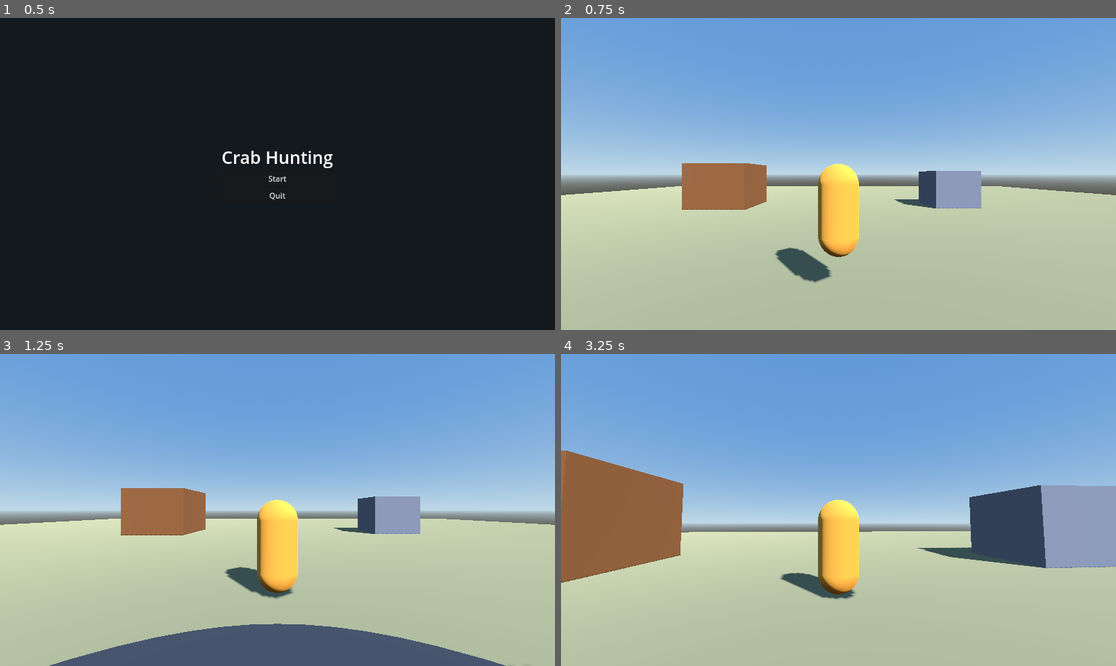
Above: before the commit, frames 1-4 (two rows, left to right).
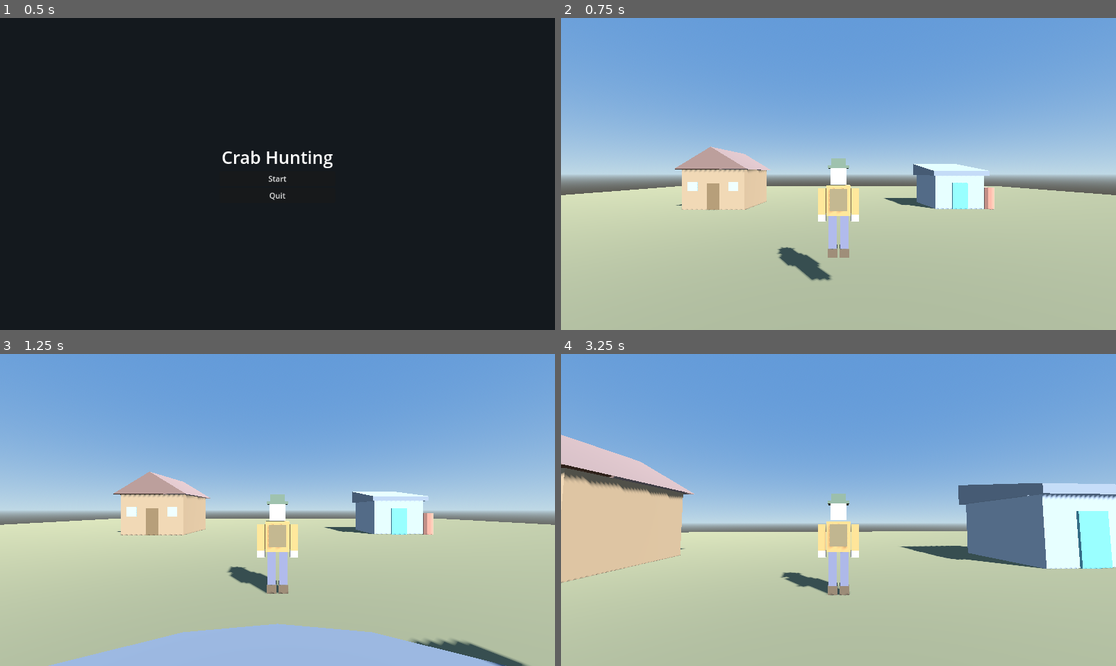
Above: after the commit, the same moments.

Repository: YegoRybalkin/Crab-Hunting
Game: Godot game, scene res://scenes/main_menu/main_menu.tscn
The game is run twice, just before and just after one commit, with the same random seed, the same clock (stepped at 60 frames per second) and the same inputs.
Inputs (mouse positions are in pixels of both pictures, inside the frame that each line leads up to):
- Up to frame 1 (0.5 s): no input
- Up to frame 2 (0.75 s): click "Start" at 0.5 s
- Up to frame 3 (1.25 s): no input
- Up to frame 4 (3.25 s): tap Enter at 1.25 s; move the mouse to (866, 510) at 1.27 s; hold W (move_forward) from 1.28 s (still down); tap E (interact) at 1.35, 2.85 s; move the mouse to (810, 510) at 2.02 s; tap Shift (sprint) at 2.1 s; move the mouse to (849, 503) at 2.77 s

Frame 1 is identical in both runs. In frame 2, 6.9% of the frame differs, in the area x 20-79%, y 41-85%; in frame 3, 14%; in frame 4, 17%, in the area x 0-100%, y 25-79%.

Commit message:
Replace primitive placeholders with real stylized low-poly models
Procedurally generates and integrates actual (if simple) 3D models
in place of the raw box/capsule/cylinder placeholders, via a Blender
Python pipeline (tools/generate_assets.py) rather than hand-authored
meshes or external asset downloads:

- Character: a stylized low-poly hunter (jacket, backpack, boots, hat)
  replacing the plain orange capsule.
- Base: cabin (gable roof, door, windows), equipment room (lean-to
  roof, storage tank), helipad with a painted H marker, and a
  signpost replacing the flat yellow box.
- Rocky Coast: three irregular low-poly rock clusters and an
  extraction beacon (pole + light on a base) replacing scaled boxes
  and a plain disc.

Each asset was rendered via headless Cycles and actually inspected
(not shipped blind) before being wired in -- this caught and fixed a
real bug where the equipment room's roof had a coordinate mistake
that ballooned it to roughly double the wall height.

Buildings/props now follow a consistent convention: the StaticBody3D
(or Area3D) root sits at ground level, with the collision shape
offset up inside it and the model instanced at local origin -- this
replaces the old half-height placeholder offset hack.

Verified headless: all three scenes (MainMenu, Base, RockyCoast)
load without script/resource errors, and the full interaction +
expedition regression suite (sign proximity prompt, Start Expedition
UI click, extraction point return) still passes with the new
geometry and collision shapes in place.

Diff:
--- a/scenes/base/base.tscn
+++ b/scenes/base/base.tscn
@@ -1,8 +1,12 @@
-[gd_scene load_steps=22 format=3]
+[gd_scene load_steps=18 format=3]
 
 [ext_resource type="Script" path="res://scripts/interaction/expedition_map_trigger.gd" id="1"]
 [ext_resource type="PackedScene" path="res://scenes/player/player.tscn" id="3"]
 [ext_resource type="PackedScene" path="res://scenes/ui/expedition_map.tscn" id="4"]
+[ext_resource type="PackedScene" path="res://assets/models/base/cabin.glb" id="5"]
+[ext_resource type="PackedScene" path="res://assets/models/base/equipment_room.glb" id="6"]
+[ext_resource type="PackedScene" path="res://assets/models/base/helipad.glb" id="7"]
+[ext_resource type="PackedScene" path="res://assets/models/base/signpost.glb" id="8"]
 
 [sub_resource type="ProceduralSkyMaterial" id="ProceduralSkyMaterial_1"]
 sky_top_color = Color(0.38, 0.6, 0.85, 1)
@@ -29,43 +33,17 @@
 albedo_color = Color(0.55, 0.5, 0.35, 1)
 
 [sub_resource type="BoxShape3D" id="BoxShape3D_cabin"]
-size = Vector3(4, 3, 4)
-
-[sub_resource type="BoxMesh" id="BoxMesh_cabin"]
-size = Vector3(4, 3, 4)
-
-[sub_resource type="StandardMaterial3D" id="Mat_cabin"]
-albedo_color = Color(0.5, 0.3, 0.15, 1)
+size = Vector3(4, 2.6, 4)
 
 [sub_resource type="BoxShape3D" id="BoxShape3D_equip"]
-size = Vector3(3, 2.5, 3)
-
-[sub_resource type="BoxMesh" id="BoxMesh_equip"]
-size = Vector3(3, 2.5, 3)
-
-[sub_resource type="StandardMaterial3D" id="Mat_equip"]
-albedo_color = Color(0.45, 0.45, 0.5, 1)
-
-[sub_resource type="CylinderMesh" id="CylinderMesh_pad"]
-top_radius = 3.5
-bottom_radius = 3.5
-height = 0.2
+size = Vector3(3.2, 2.2, 3.2)
 
 [sub_resource type="CylinderShape3D" id="CylinderShape3D_pad"]
 radius = 3.5
 height = 0.2
 
-[sub_resource type="StandardMaterial3D" id="Mat_pad"]
-albedo_color = Color(0.2, 0.2, 0.22, 1)
-
 [sub_resource type="BoxShape3D" id="BoxShape3D_sign"]
-size = Vector3(0.6, 1.2, 0.2)
-
-[sub_resource type="BoxMesh" id="BoxMesh_sign"]
-size = Vector3(0.6, 1.2, 0.2)
-
-[sub_resource type="StandardMaterial3D" id="Mat_sign"]
-albedo_color = Color(0.9, 0.8, 0.2, 1)
+size = Vector3(0.7, 1.6, 0.3)
 
 [node name="Base" type="Node3D"]
 
@@ -88,46 +66,42 @@
 surface_material_override/0 = SubResource("Mat_ground")
 
 [node name="Cabin" type="StaticBody3D" parent="."]
-transform = Transform3D(1, 0, 0, 0, 1, 0, 0, 0, 1, -8, 1.5, -6)
+transform = Transform3D(1, 0, 0, 0, 1, 0, 0, 0, 1, -8, 0, -6)
 
 [node name="CollisionShape3D" type="CollisionShape3D" parent="Cabin"]
+transform = Transform3D(1, 0, 0, 0, 1, 0, 0, 0, 1, 0, 1.3, 0)
 shape = SubResource("BoxShape3D_cabin")
 
-[node name="MeshInstance3D" type="MeshInstance3D" parent="Cabin"]
-mesh = SubResource("BoxMesh_cabin")
-surface_material_override/0 = SubResource("Mat_cabin")
+[node name="Model" parent="Cabin" instance=ExtResource("5")]
 
 [node name="EquipmentRoom" type="StaticBody3D" parent="."]
-transform = Transform3D(1, 0, 0, 0, 1, 0, 0, 0, 1, 8, 1.25, -6)
+transform = Transform3D(1, 0, 0, 0, 1, 0, 0, 0, 1, 8, 0, -6)
 
 [node name="CollisionShape3D" type="CollisionShape3D" parent="EquipmentRoom"]
+transform = Transform3D(1, 0, 0, 0, 1, 0, 0, 0, 1, 0, 1.1, 0)
 shape = SubResource("BoxShape3D_equip")
 
-[node name="MeshInstance3D" type="MeshInstance3D" parent="EquipmentRoom"]
-mesh = SubResource("BoxMesh_equip")
-surface_material_override/0 = SubResource("Mat_equip")
+[node name="Model" parent="EquipmentRoom" instance=ExtResource("6")]
 
 [node name="HelipadPad" type="StaticBody3D" parent="."]
-transform = Transform3D(1, 0, 0, 0, 1, 0, 0, 0, 1, 0, 0.1, 10)
+transform = Transform3D(1, 0, 0, 0, 1, 0, 0, 0, 1, 0, 0, 10)
 
 [node name="CollisionShape3D" type="CollisionShape3D" parent="HelipadPad"]
+transform = Transform3D(1, 0, 0, 0, 1, 0, 0, 0, 1, 0, 0.1, 0)
 shape = SubResource("CylinderShape3D_pad")
 
-[node name="MeshInstance3D" type="MeshInstance3D" parent="HelipadPad"]
-mesh = SubResource("CylinderMesh_pad")
-surface_material_override/0 = SubResource("Mat_pad")
+[node name="Model" parent="HelipadPad" instance=ExtResource("7")]
 
 [node name="HelipadSign" type="Area3D" parent="."]
-transform = Transform3D(1, 0, 0, 0, 1, 0, 0, 0, 1, 3, 0.6, 8)
+transform = Transform3D(1, 0, 0, 0, 1, 0, 0, 0, 1, 3, 0, 8)
 script = ExtResource("1")
 prompt_text = "Press E — Expedition Map"
 
 [node name="CollisionShape3D" type="CollisionShape3D" parent="HelipadSign"]
+transform = Transform3D(1, 0, 0, 0, 1, 0, 0, 0, 1, 0, 0.8, 0)
 shape = SubResource("BoxShape3D_sign")
 
-[node name="MeshInstance3D" type="MeshInstance3D" parent="HelipadSign"]
-mesh = SubResource("BoxMesh_sign")
-surface_material_override/0 = SubResource("Mat_sign")
+[node name="Model" parent="HelipadSign" instance=ExtResource("8")]
 
 [node name="Player" parent="." instance=ExtResource("3")]
 transform = Transform3D(1, 0, 0, 0, 1, 0, 0, 0, 1, 0, 1, 5)
--- a/scenes/biomes/rocky_coast.tscn
+++ b/scenes/biomes/rocky_coast.tscn
@@ -1,7 +1,11 @@
-[gd_scene load_steps=17 format=3]
+[gd_scene load_steps=13 format=3]
 
 [ext_resource type="Script" path="res://scripts/interaction/extraction_point.gd" id="1"]
 [ext_resource type="PackedScene" path="res://scenes/player/player.tscn" id="2"]
+[ext_resource type="PackedScene" path="res://assets/models/environment/rock_a.glb" id="3"]
+[ext_resource type="PackedScene" path="res://assets/models/environment/rock_b.glb" id="4"]
+[ext_resource type="PackedScene" path="res://assets/models/environment/rock_c.glb" id="5"]
+[ext_resource type="PackedScene" path="res://assets/models/environment/extraction_beacon.glb" id="6"]
 
 [sub_resource type="ProceduralSkyMaterial" id="ProceduralSkyMaterial_1"]
 sky_top_color = Color(0.45, 0.5, 0.55, 1)
@@ -33,22 +37,8 @@
 [sub_resource type="BoxShape3D" id="BoxShape3D_rock"]
 size = Vector3(2, 1.6, 2)
 
-[sub_resource type="BoxMesh" id="BoxMesh_rock"]
-size = Vector3(2, 1.6, 2)
-
-[sub_resource type="StandardMaterial3D" id="Mat_rock"]
-albedo_color = Color(0.5, 0.48, 0.46, 1)
-
 [sub_resource type="SphereShape3D" id="SphereShape3D_extraction"]
 radius = 2.0
-
-[sub_resource type="CylinderMesh" id="CylinderMesh_extraction"]
-top_radius = 2.0
-bottom_radius = 2.0
-height = 0.1
-
-[sub_resource type="StandardMaterial3D" id="Mat_extraction"]
-albedo_color = Color(0.9, 0.55, 0.15, 1)
 
 [node name="RockyCoast" type="Node3D"]
 
@@ -72,46 +62,42 @@
 surface_material_override/0 = SubResource("Mat_ground")
 
 [node name="Rock1" type="StaticBody3D" parent="."]
-transform = Transform3D(1, 0, 0, 0, 1, 0, 0, 0, 1, 6, 0.8, -4)
+transform = Transform3D(1, 0, 0, 0, 1, 0, 0, 0, 1, 6, 0, -4)
 
 [node name="CollisionShape3D" type="CollisionShape3D" parent="Rock1"]
+transform = Transform3D(1, 0, 0, 0, 1, 0, 0, 0, 1, 0, 0.8, 0)
 shape = SubResource("BoxShape3D_rock")
 
-[node name="MeshInstance3D" type="MeshInstance3D" parent="Rock1"]
-mesh = SubResource("BoxMesh_rock")
-surface_material_override/0 = SubResource("Mat_rock")
+[node name="Model" parent="Rock1" instance=ExtResource("3")]
 
 [node name="Rock2" type="StaticBody3D" parent="."]
-transform = Transform3D(0.8, 0, 0.3, 0, 1, 0, -0.3, 0, 0.8, -7, 0.7, -8)
+transform = Transform3D(0.809, 0, 0.588, 0, 1, 0, -0.588, 0, 0.809, -7, 0, -8)
 
 [node name="CollisionShape3D" type="CollisionShape3D" parent="Rock2"]
+transform = Transform3D(1, 0, 0, 0, 1, 0, 0, 0, 1, 0, 0.8, 0)
 shape = SubResource("BoxShape3D_rock")
 
-[node name="MeshInstance3D" type="MeshInstance3D" parent="Rock2"]
-mesh = SubResource("BoxMesh_rock")
-surface_material_override/0 = SubResource("Mat_rock")
+[node name="Model" parent="Rock2" instance=ExtResource("4")]
 
 [node name="Rock3" type="StaticBody3D" parent="."]
-transform = Transform3D(1.1, 0, 0, 0, 0.7, 0, 0, 0, 1.1, 3, 0.6, -12)
+transform = Transform3D(0.906, 0, -0.423, 0, 1, 0, 0.423, 0, 0.906, 3, 0, -12)
 
 [node name="CollisionShape3D" type="CollisionShape3D" parent="Rock3"]
+transform = Transform3D(1, 0, 0, 0, 1, 0, 0, 0, 1, 0, 0.8, 0)
 shape = SubResource("BoxShape3D_rock")
 
-[node name="MeshInstance3D" type="MeshInstance3D" parent="Rock3"]
-mesh = SubResource("BoxMesh_rock")
-surface_material_override/0 = SubResource("Mat_rock")
+[node name="Model" parent="Rock3" instance=ExtResource("5")]
 
 [node name="ExtractionPoint" type="Area3D" parent="."]
-transform = Transform3D(1, 0, 0, 0, 1, 0, 0, 0, 1, 0, 0.1, 3)
+transform = Transform3D(1, 0, 0, 0, 1, 0, 0, 0, 1, 0, 0, 3)
 script = ExtResource("1")
 prompt_text = "Press E — Return to Base"
 
 [node name="CollisionShape3D" type="CollisionShape3D" parent="ExtractionPoint"]
+transform = Transform3D(1, 0, 0, 0, 1, 0, 0, 0, 1, 0, 0.5, 0)
 shape = SubResource("SphereShape3D_extraction")
 
-[node name="MeshInstance3D" type="MeshInstance3D" parent="ExtractionPoint"]
-mesh = SubResource("CylinderMesh_extraction")
-surface_material_override/0 = SubResource("Mat_extraction")
+[node name="Model" parent="ExtractionPoint" instance=ExtResource("6")]
 
 [node name="Player" parent="." instance=ExtResource("2")]
 transform = Transform3D(1, 0, 0, 0, 1, 0, 0, 0, 1, 0, 1, -3)
--- a/scenes/player/player.tscn
+++ b/scenes/player/player.tscn
@@ -1,7 +1,8 @@
-[gd_scene load_steps=7 format=3]
+[gd_scene load_steps=6 format=3]
 
 [ext_resource type="Script" path="res://scripts/player/player_controller.gd" id="1"]
 [ext_resource type="Script" path="res://scripts/interaction/interaction_system.gd" id="2"]
+[ext_resource type="PackedScene" path="res://assets/models/characters/crab_hunter.glb" id="3"]
 
 [sub_resource type="CapsuleShape3D" id="CapsuleShape3D_1"]
 height = 1.8
@@ -10,13 +11,6 @@
 [sub_resource type="SphereShape3D" id="SphereShape3D_1"]
 radius = 3.5
 
-[sub_resource type="CapsuleMesh" id="CapsuleMesh_1"]
-height = 1.8
-radius = 0.4
-
-[sub_resource type="StandardMaterial3D" id="StandardMaterial3D_1"]
-albedo_color = Color(0.9, 0.6, 0.2, 1)
-
 [node name="Player" type="CharacterBody3D"]
 script = ExtResource("1")
 
@@ -24,10 +18,7 @@
 transform = Transform3D(1, 0, 0, 0, 1, 0, 0, 0, 1, 0, 0.9, 0)
 shape = SubResource("CapsuleShape3D_1")
 
-[node name="MeshInstance3D" type="MeshInstance3D" parent="."]
-transform = Transform3D(1, 0, 0, 0, 1, 0, 0, 0, 1, 0, 0.9, 0)
-mesh = SubResource("CapsuleMesh_1")
-surface_material_override/0 = SubResource("StandardMaterial3D_1")
+[node name="Model" parent="." instance=ExtResource("3")]
 
 [node name="CameraPivot" type="Node3D" parent="."]
 transform = Transform3D(1, 0, 0, 0, 1, 0, 0, 0, 1, 0, 1.6, 0)
Binary file added: assets/models/base/cabin.glb
Not shown, added: assets/models/base/cabin.glb.import
Binary file added: assets/models/base/equipment_room.glb
Not shown, added: assets/models/base/equipment_room.glb.import
Binary file added: assets/models/base/helipad.glb
Not shown, added: assets/models/base/helipad.glb.import
Binary file added: assets/models/base/signpost.glb
Not shown, added: assets/models/base/signpost.glb.import
Binary file added: assets/models/characters/crab_hunter.glb
Not shown, added: assets/models/characters/crab_hunter.glb.import
Binary file added: assets/models/environment/extraction_beacon.glb
Not shown, added: assets/models/environment/extraction_beacon.glb.import
(and 9 more such lines)
